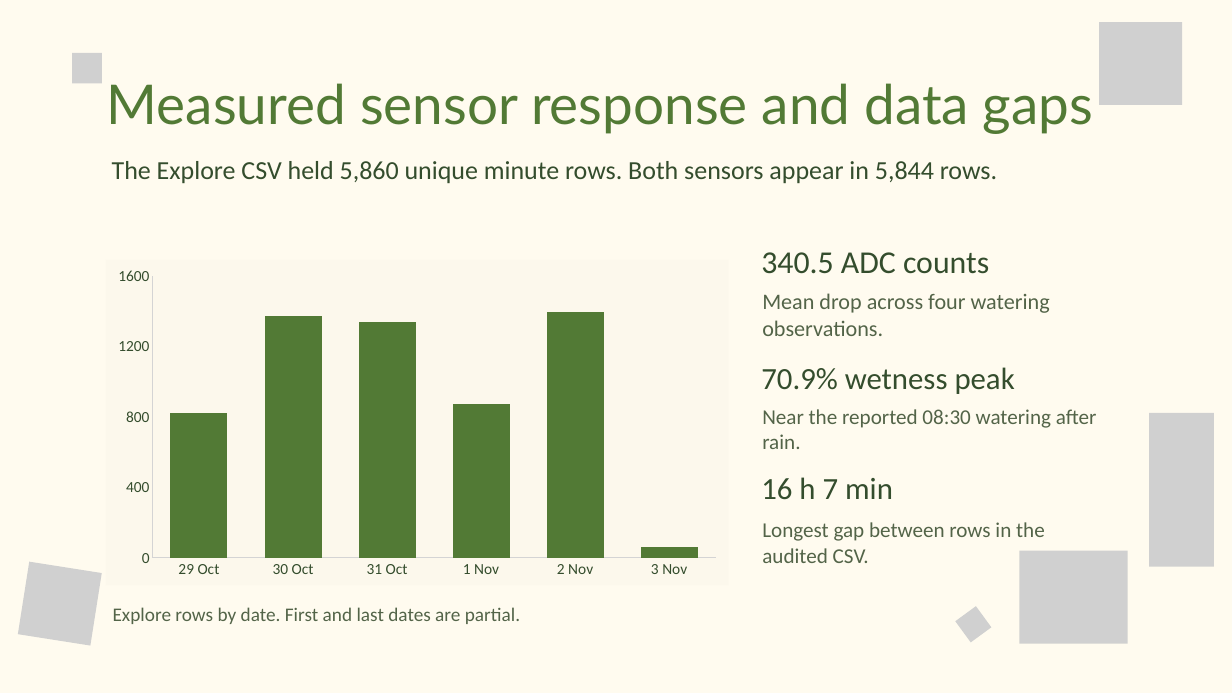
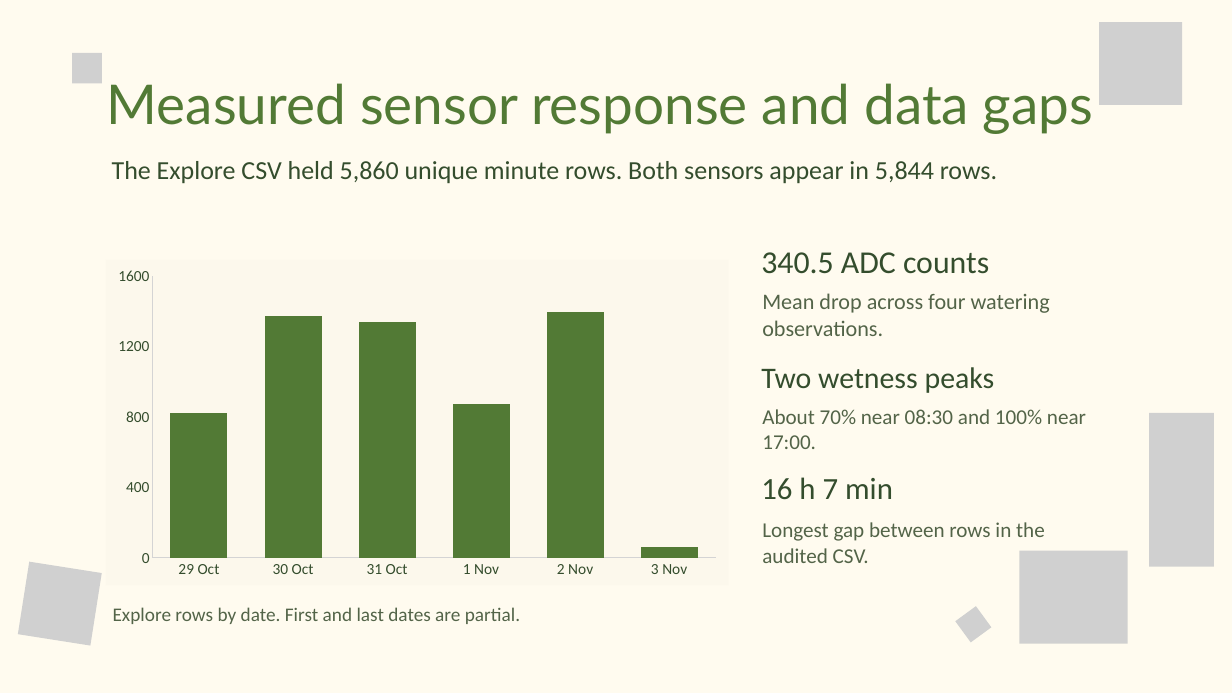
Before and after one commit to Waranon021/Plantcare-IOT, a slide deck: slide 10 of docs/PlantCare-IoT-Final-Presentation.pptx. Drawn at 1232x693 pixels with LibreOffice and Linux fonts; fonts in the diff are those of the drawing; grey boxes stand for pictures. Boxes give left, top, right and bottom in pixels: in the first picture for what was removed or moved away, otherwise in the second. Text is boxed around its words. In the diff, an @@ line names an element or a change of style, - is before the commit and + after.

```diff
--- a/docs/PlantCare-IoT-Final-Presentation.pptx
+++ b/docs/PlantCare-IoT-Final-Presentation.pptx
@@ text at (x1=761, y1=367, x2=995, y2=393): text changed; size 36 to 34.9 pt @@
-70.9% wetness peak
+Two wetness peaks
@@ text at (x1=762, y1=409, x2=1086, y2=449): text changed @@
-Near the reported 08:30 watering after rain.
+About 70% near 08:30 and 100% near 17:00.
```
Also in this commit, not shown: 4 other slides changed, 1 slide added, 13 other files.
